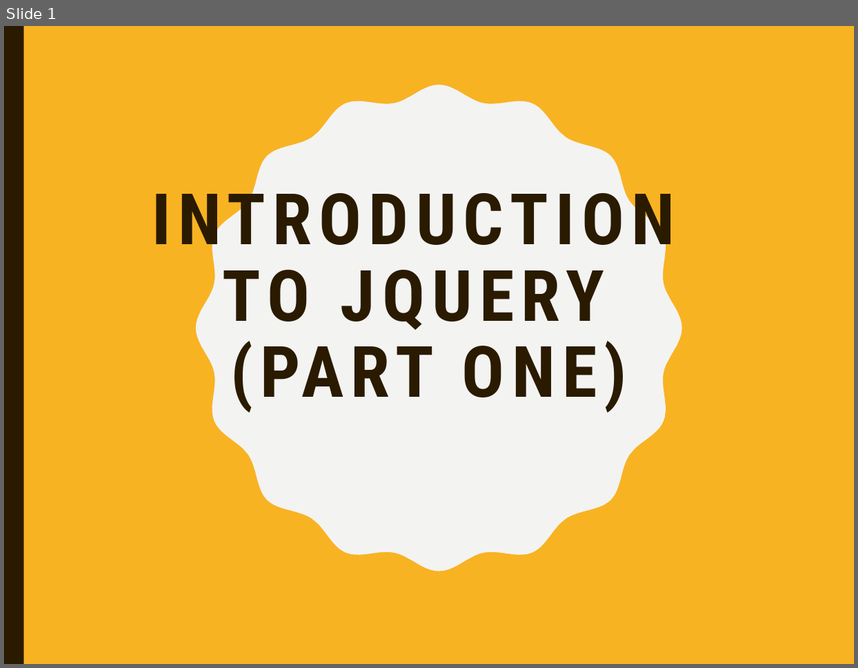
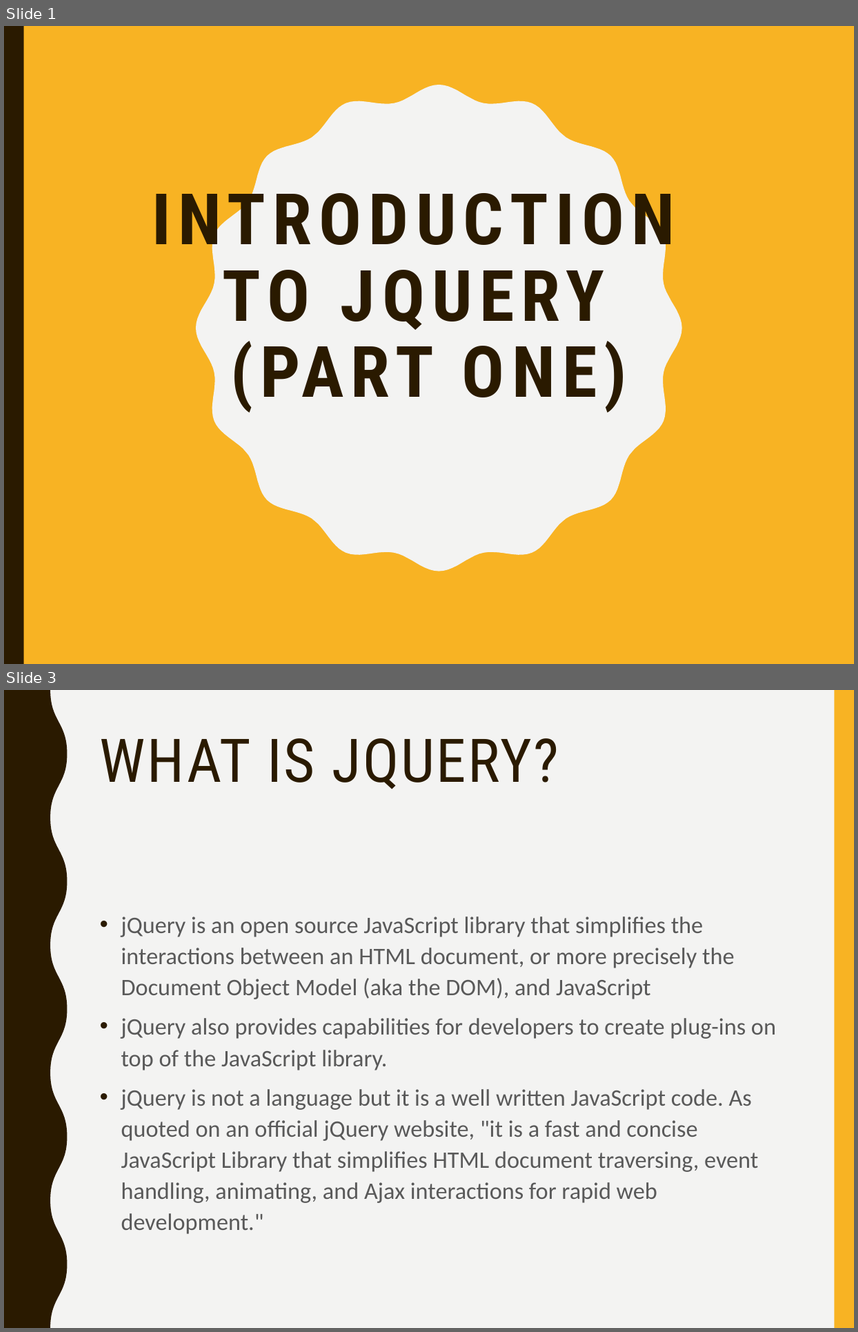
Before and after one commit to mlyngweb1/Website-Development-2-src, a slide deck: topic-05-jQuery-1/talk-1/talk-1.pptx. Shown one above the other, each under a label of ours: slide 1 before the commit, slides 1 and 3 after it; the slides between them are not shown. The pictures are 858x668 and 858x1332 pixels, drawn with LibreOffice and Linux fonts; fonts in the diff are those of the drawing. Boxes give left, top, right and bottom in pixels: in the first picture for what was removed or moved away, otherwise in the second. Text is boxed around its words. In the diff, an @@ line names an element or a change of style, - is before the commit and + after.

```diff
--- a/topic-05-jQuery-1/talk-1/talk-1.pptx
+++ b/topic-05-jQuery-1/talk-1/talk-1.pptx
@@ slide 3 added at (4, 690, 854, 1328), background #F3F3F2 @@
@@ freeform shape added at (4, 690, 67, 1328), fill #2A1A00 @@
@@ rectangle added at (835, 690, 854, 1328), fill #F8B323 @@
@@ title added at (100, 738, 559, 789), 51 pt, text #2A1A00 @@
+WHAT IS JQUERY?
@@ text added at (121, 916, 776, 1234), 20 pt, text #595959 @@
+• jQuery is an open source JavaScript library that simplifies the interactions between an HTML document, or more precisely the Document Object Model (aka the DOM), and JavaScript
+• jQuery also provides capabilities for developers to create plug-ins on top of the JavaScript library.
+• jQuery is not a language but it is a well written JavaScript code. As quoted on an official jQuery website, "it is a fast and concise JavaScript Library that simplifies HTML document traversing, event handling, animating, and Ajax interactions for rapid web development."
```
Also in this commit, not shown: 37 other slides added, 6 other files.
